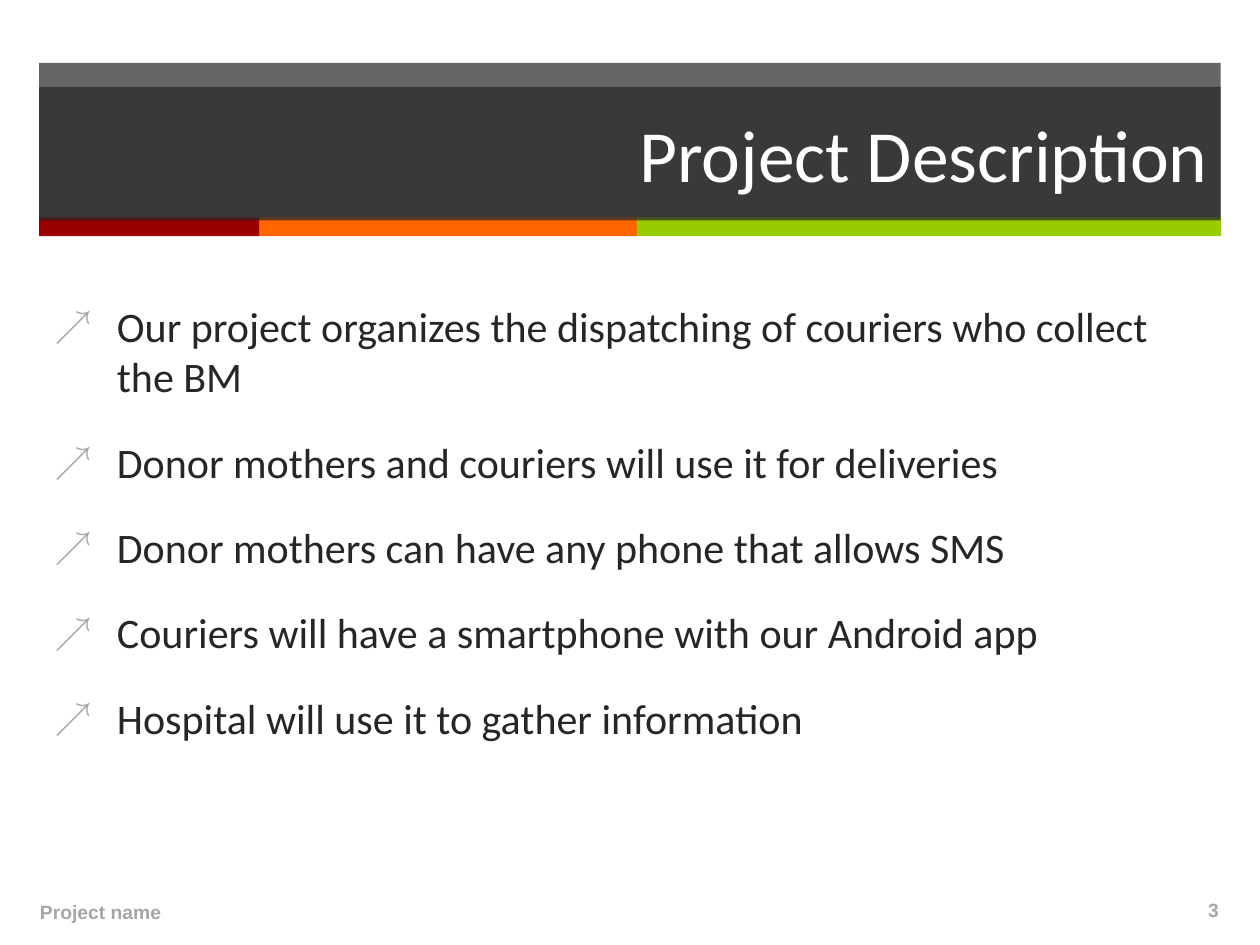
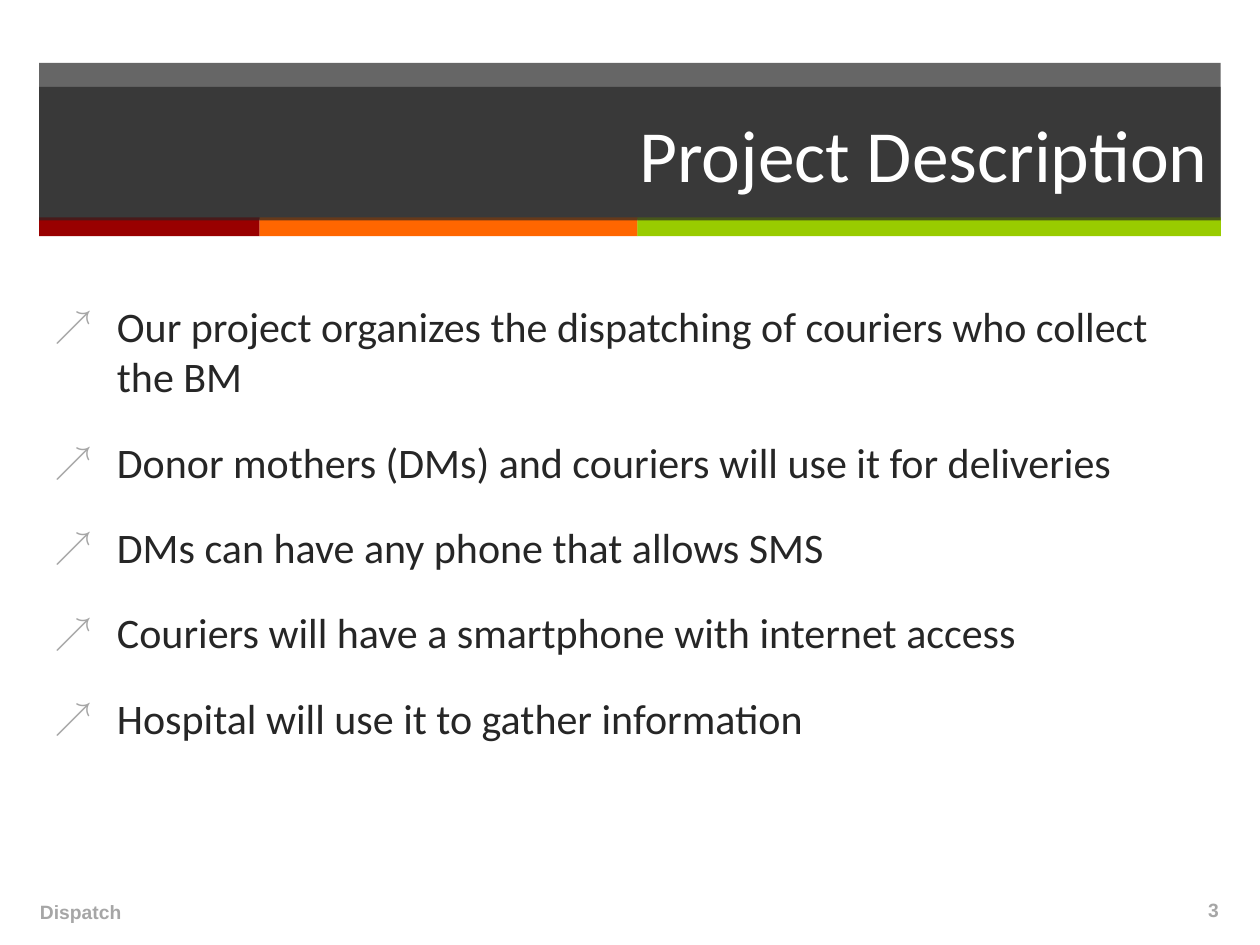
Before and after one commit to japacible/milk-banking-dispatch, a slide deck: slide 3 of presentations/presentation-draft-due-3-6.ppt. Drawn at 1260x945 pixels with LibreOffice and Linux fonts; fonts in the diff are those of the drawing. Boxes give left, top, right and bottom in pixels: in the first picture for what was removed or moved away, otherwise in the second. Text is boxed around its words. In the diff, an @@ line names an element or a change of style, - is before the commit and + after.

Commit message:
PPT work

```diff
--- a/presentations/presentation-draft-due-3-6.ppt
+++ b/presentations/presentation-draft-due-3-6.ppt
@@ text at (117,447,1111,655): text changed @@
-↗ Donor mothers and couriers will use it for deliveries
-↗ Donor mothers can have any phone that allows SMS
-↗ Couriers will have a smartphone with our Android app
+↗ Donor mothers (DMs) and couriers will use it for deliveries
+↗ DMs can have any phone that allows SMS
+↗ Couriers will have a smartphone with internet access
@@ text at (40,905,121,923): text changed @@
-Project name
+Dispatch
```
Also in this commit, not shown: 6 other slides changed, 3 slides added, 3 slides removed, 2 other files.
